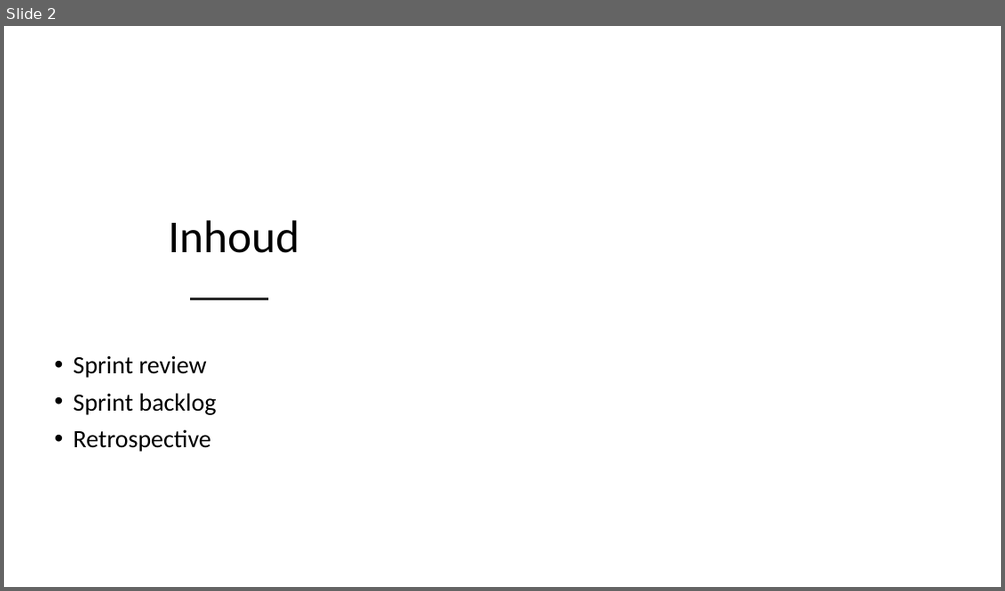
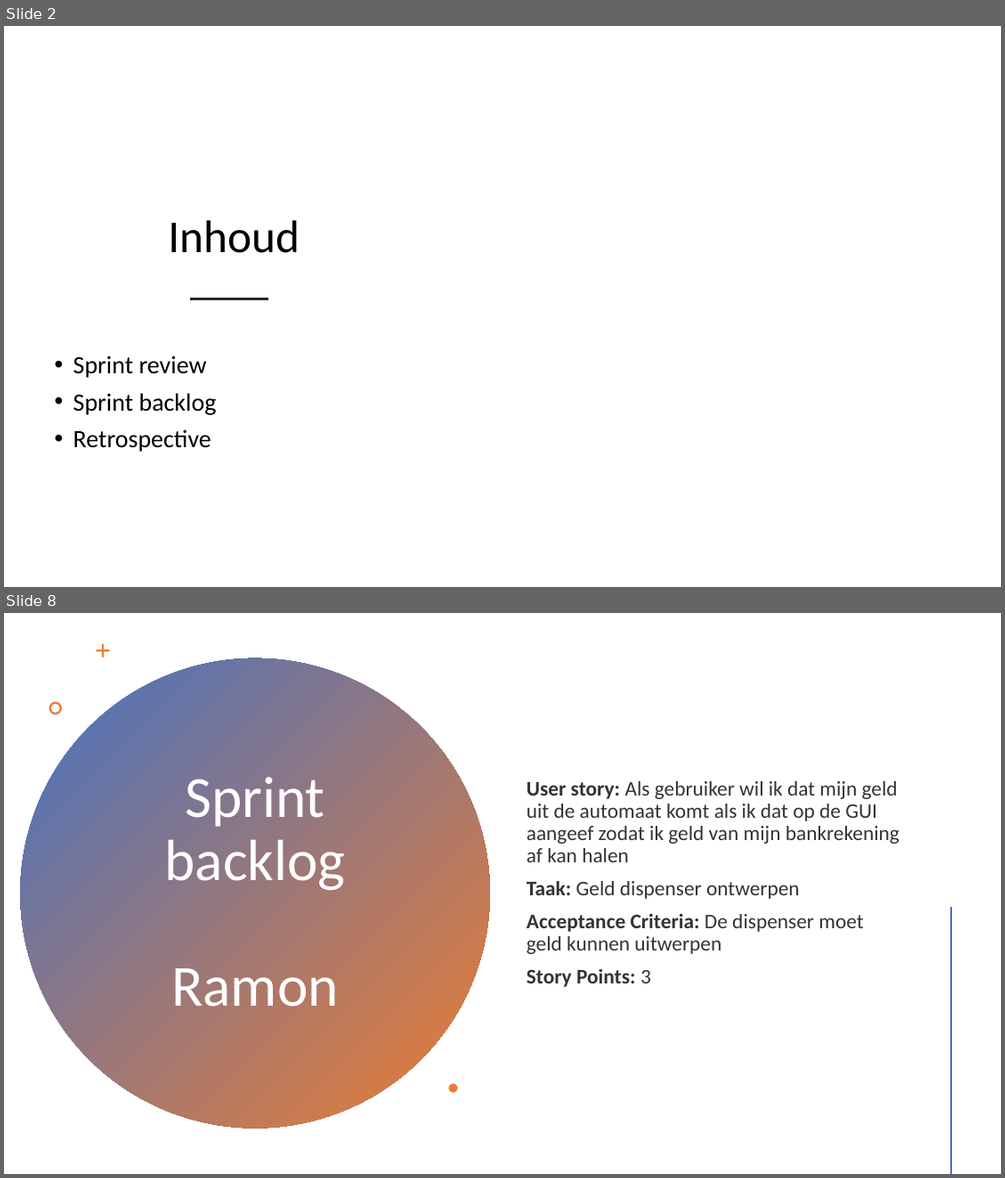
Before and after one commit to Sinjablo/Git-TINPRJ03-34, a slide deck: Presentaties/PresentatieSprint2.pptx. Shown one above the other, each under a label of ours: slide 2 before the commit, slides 2 and 8 after it; the slides between them are not shown. The pictures are 1005x591 and 1005x1178 pixels, drawn with LibreOffice and Linux fonts; fonts in the diff are those of the drawing; background and template pictures are left out. Boxes give left, top, right and bottom in pixels: in the first picture for what was removed or moved away, otherwise in the second. Text is boxed around its words. In the diff, an @@ line names an element or a change of style, - is before the commit and + after.

```diff
--- a/Presentaties/PresentatieSprint2.pptx
+++ b/Presentaties/PresentatieSprint2.pptx
@@ slide 8 added at <box>4,613,1001,1174</box>, background #FFFFFF @@
@@ ellipse added at <box>20,658,490,1128</box>, fill gradient #4472C4 to #ED7D31 @@
@@ freeform shape added at <box>96,643,110,657</box>, fill #ED7D31 @@
@@ freeform shape added at <box>48,702,62,714</box>, fill #ED7D31 @@
@@ title added at <box>164,777,345,1006</box>, 56 pt, text #FFFFFF @@
+Sprint backlog
+Ramon
@@ text added at <box>526,780,899,987</box>, 20 pt, text #000000 at 80% opacity @@
+User story: Als gebruiker wil ik dat mijn geld uit de automaat komt als ik dat op de GUI aangeef zodat ik geld van mijn bankrekening af kan halen
+Taak: Geld dispenser ontwerpen
+Acceptance Criteria: De dispenser moet geld kunnen uitwerpen
+Story Points: 3
@@ line added from (952, 908) to (952, 1173), #ED7D31 2 pt @@
@@ freeform shape added at <box>449,1083,458,1093</box>, fill #ED7D31 @@
```
Also in this commit, not shown: 9 other slides added, 3 slides removed, 2 other files.
